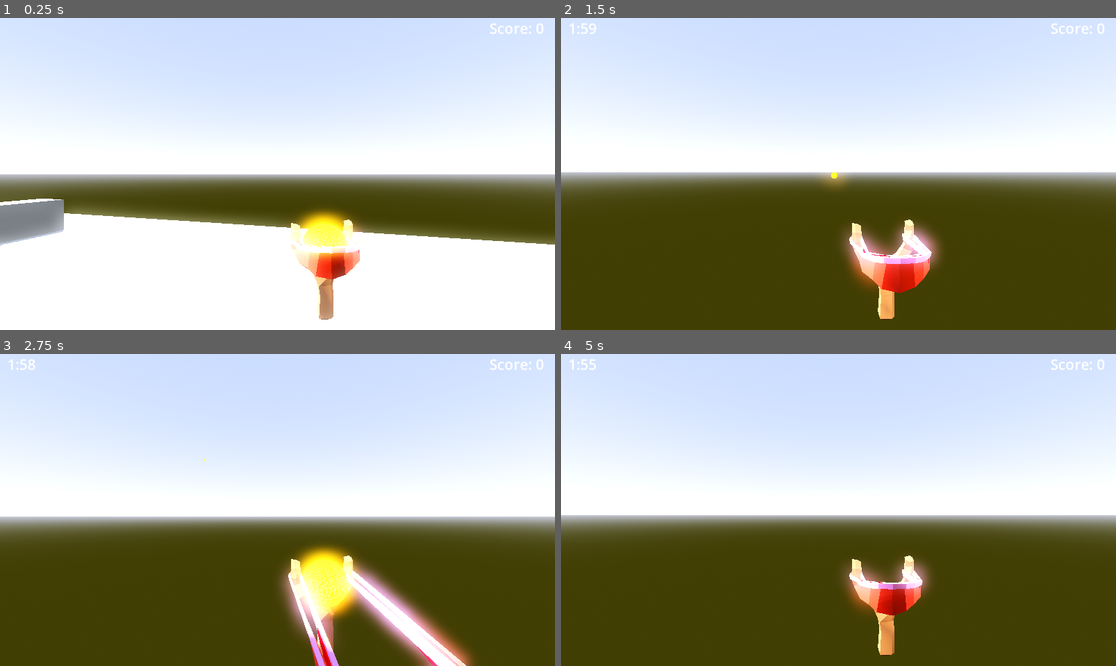
Above: before the commit, frames 1-4 (two rows, left to right).
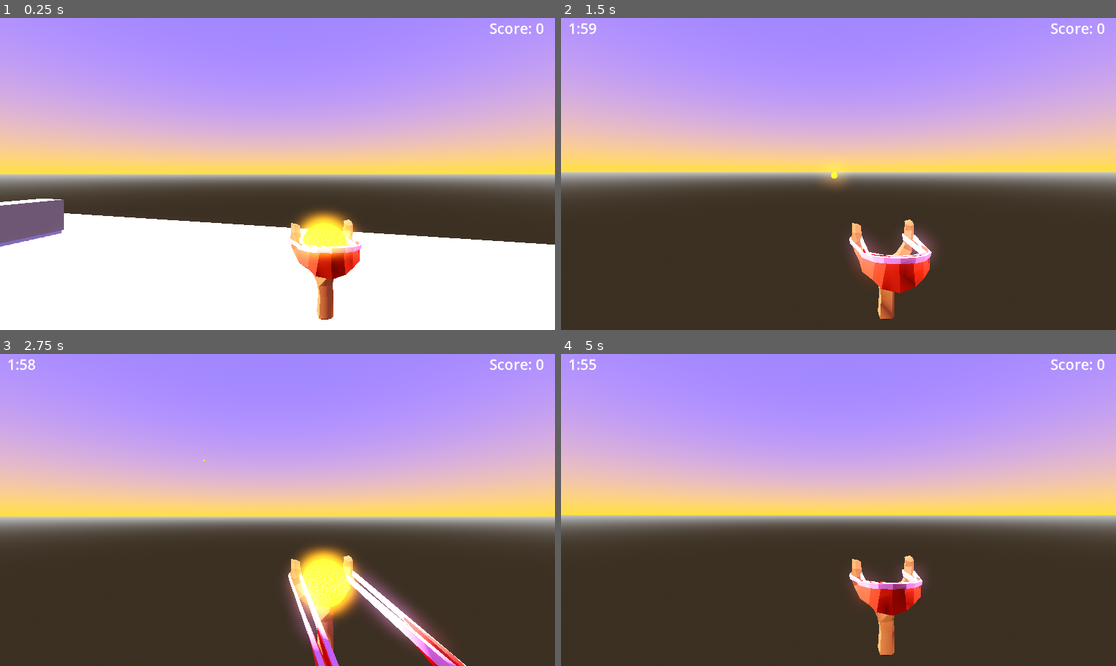
Above: after the commit, the same moments.

Repository: EdBarrancos/Minihit-Xjam23
Game: Godot game, scene res://Game/Scenes/game.tscn
Same seed, same stepped clock (60 frames per second), same inputs: the game is played once before the commit and once after it.
Inputs (mouse positions are in pixels of both pictures, inside the frame that each line leads up to):
- Up to frame 1 (0.25 s): no input
- Up to frame 2 (1.5 s): tap Enter at 0.5 s; move the mouse to (866, 174) at 0.52 s; press the mouse at (866, 174) at 0.53 s; hold Up (UP) from 0.53 s (still down); tap Space (JUMP) at 0.77 s; move the mouse to (810, 174) at 1.27 s; release the mouse at (810, 174) at 1.28 s; click (810, 174) at 1.35 s
- Up to frame 3 (2.75 s): keep holding Up (UP); tap Space (JUMP) at 1.52 s; move the mouse to (288, 503) at 2.02 s; press the mouse at (288, 503) at 2.03 s
- Up to frame 4 (5 s): keep holding Up (UP); move the mouse to (832, 516) at 2.77 s; release the mouse at (832, 516) at 2.78 s; click (832, 516) at 2.85 s; tap Space (JUMP) at 3.02, 3.77, 4.52 s; move the mouse to (877, 513) at 3.52 s; press the mouse at (877, 513) at 3.53 s; move the mouse to (794, 506) at 4.27 s; release the mouse at (794, 506) at 4.28 s; click (794, 506) at 4.35 s

The runs differ from the first frame. In frame 1, 63% of the frame differs, in the area x 0-100%, y 0-97%; in frame 2, 94%; in frame 3, 92%; in frame 4, 94%, in the area x 0-100%, y 0-100%.

Commit message:
#17 - Remove env node from Game

Diff:
--- a/project/Game/Scenes/game.tscn
+++ b/project/Game/Scenes/game.tscn
@@ -1,32 +1,9 @@
-[gd_scene load_steps=6 format=3 uid="uid://5tud527fwgyv"]
+[gd_scene load_steps=3 format=3 uid="uid://5tud527fwgyv"]
 
 [ext_resource type="PackedScene" uid="uid://da1yajnxnbrpo" path="res://Store/Scenes/store.tscn" id="1_nmjb7"]
 [ext_resource type="Script" path="res://Game/Scripts/game.gd" id="1_xyo1d"]
 
-[sub_resource type="ProceduralSkyMaterial" id="ProceduralSkyMaterial_4x3e7"]
-sky_top_color = Color(0.352941, 0.403922, 0.784314, 1)
-sky_horizon_color = Color(0.642157, 0.652941, 0.709804, 1)
-sky_energy_multiplier = 1.75
-ground_bottom_color = Color(0.215686, 0.207843, 0.054902, 1)
-ground_horizon_color = Color(0.642157, 0.652941, 0.709804, 1)
-
-[sub_resource type="Sky" id="Sky_0u5eh"]
-sky_material = SubResource("ProceduralSkyMaterial_4x3e7")
-
-[sub_resource type="Environment" id="Environment_3u627"]
-background_mode = 2
-sky = SubResource("Sky_0u5eh")
-tonemap_mode = 2
-glow_enabled = true
-
 [node name="Game" type="Node3D"]
 script = ExtResource("1_xyo1d")
 
-[node name="DirectionalLight3D" type="DirectionalLight3D" parent="."]
-transform = Transform3D(-0.866025, -0.464888, 0.184062, 0, 0.368125, 0.929776, -0.5, 0.80521, -0.318805, 0, 0, 0)
-shadow_enabled = true
-
-[node name="WorldEnvironment" type="WorldEnvironment" parent="."]
-environment = SubResource("Environment_3u627")
-
 [node name="Store" parent="." instance=ExtResource("1_nmjb7")]
--- a/project/Store/Scenes/store.tscn
+++ b/project/Store/Scenes/store.tscn
@@ -10,7 +10,9 @@
 [ext_resource type="Script" path="res://Utils/Scripts/score.gd" id="7_pb05v"]
 
 [sub_resource type="ProceduralSkyMaterial" id="ProceduralSkyMaterial_n3gp5"]
-sky_horizon_color = Color(0.64625, 0.65575, 0.67075, 1)
+sky_top_color = Color(0.4, 0.333333, 0.913725, 1)
+sky_horizon_color = Color(0.937255, 0.65098, 0.172549, 1)
+sky_energy_multiplier = 1.2
 ground_horizon_color = Color(0.64625, 0.65575, 0.67075, 1)
 
 [sub_resource type="Sky" id="Sky_5i27q"]
@@ -44,8 +46,12 @@
 environment = SubResource("Environment_vqwgl")
 
 [node name="DirectionalLight3D" type="DirectionalLight3D" parent="."]
-transform = Transform3D(-0.866025, -0.433013, 0.25, 0, 0.5, 0.866025, -0.5, 0.75, -0.433013, 0, 0, 0)
+transform = Transform3D(-0.866025, -0.433013, 0.25, 0, 0.5, 0.866025, -0.5, 0.75, -0.433013, 0, 2.51134, 0)
+light_color = Color(1, 1, 0.854902, 1)
+light_energy = 2.0
+light_bake_mode = 1
 shadow_enabled = true
+shadow_bias = 1.566
 
 [node name="NavigationRegion3D" type="NavigationRegion3D" parent="."]
 navigation_mesh = SubResource("NavigationMesh_bhto4")
Not shown: 1 places in project/Store/Scenes/store.tscn that only renumber resources
